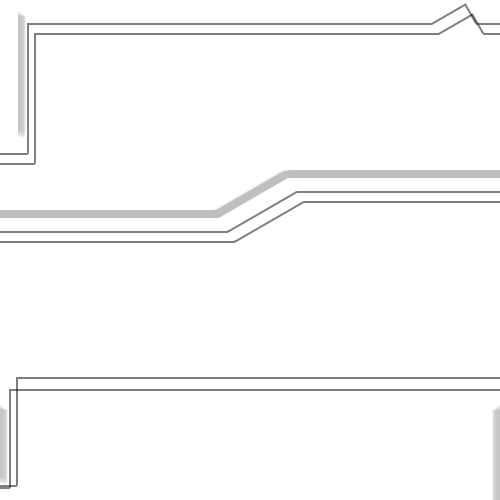
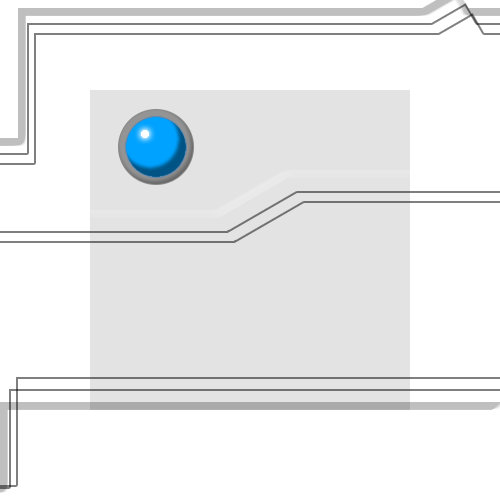
Layered file, before and after one edit (500px x 500px). Changes by layer:
added group "orb" (1st of 2) with 3 layers above "footer" over left=118, top=109, right=194, bottom=185
added layer "gloss" in group "orb" over left=141, top=130, right=149, bottom=138
added layer "inner" in group "orb" over left=125, top=116, right=187, bottom=178
added layer "base" in group "orb" over left=118, top=109, right=194, bottom=185
showed group "selects" (6 layers) over left=90, top=90, right=410, bottom=410
